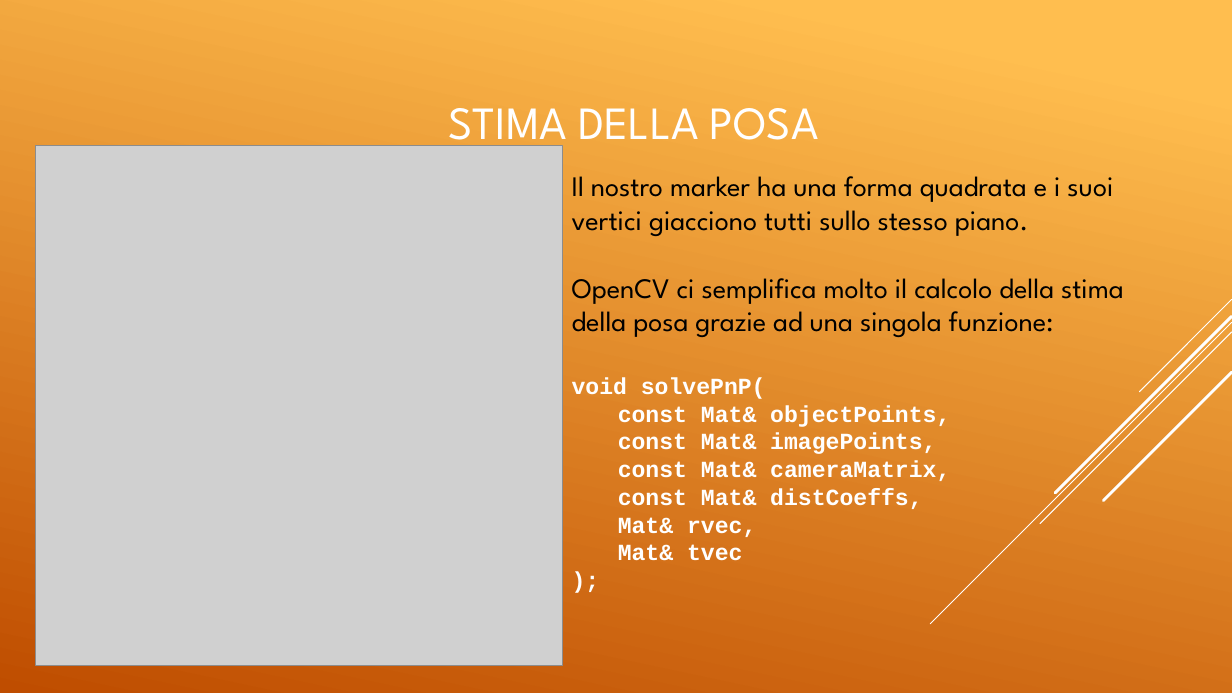
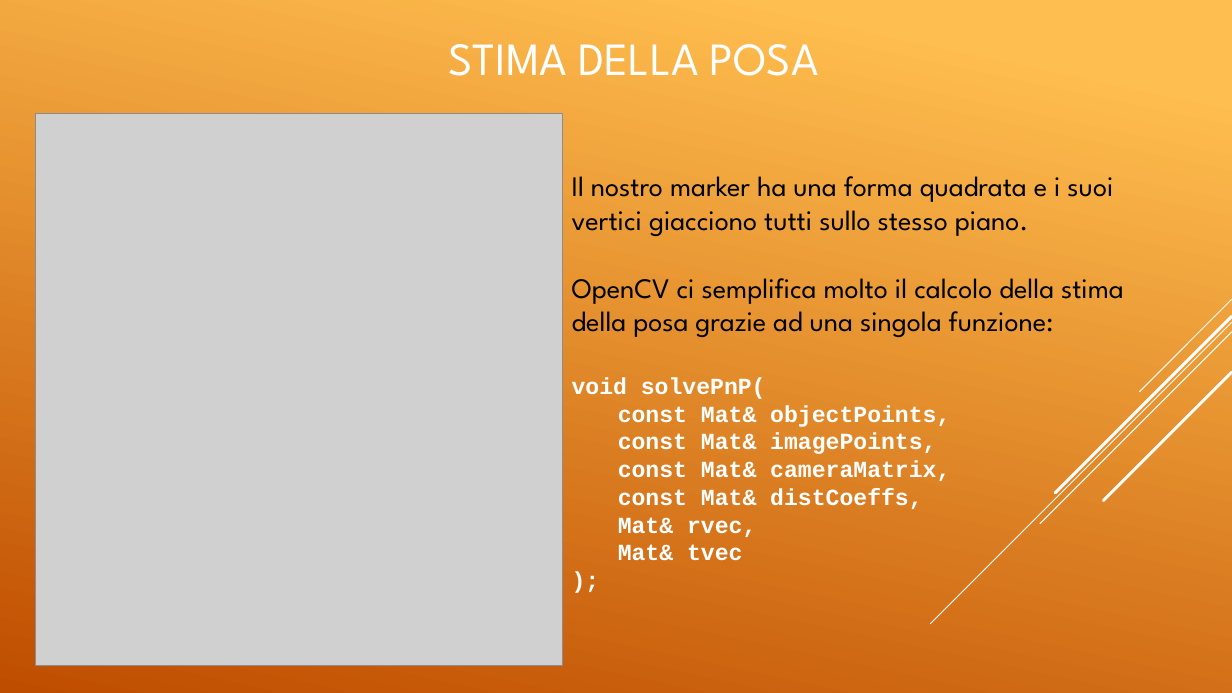
Before and after one commit to elvisdukaj/presentazione, a slide deck: slide 24 of presentazione/Tesina Elvis.pptx. Drawn at 1232x693 pixels with LibreOffice and Linux fonts; fonts in the diff are those of the drawing; grey boxes stand for pictures. Boxes give left, top, right and bottom in pixels: in the first picture for what was removed or moved away, otherwise in the second. Text is boxed around its words. In the diff, an @@ line names an element or a change of style, - is before the commit and + after.

```diff
--- a/presentazione/Tesina Elvis.pptx
+++ b/presentazione/Tesina Elvis.pptx
@@ title "STIMA DELLA POSA" rewrapped from box(449, 108, 819, 153) to box(449, 44, 819, 76) @@
@@ picture: place and size @@
-picture at box(36, 145, 563, 665)
+picture at box(36, 114, 563, 665)
```
Also in this commit, not shown: 26 other slides changed.
